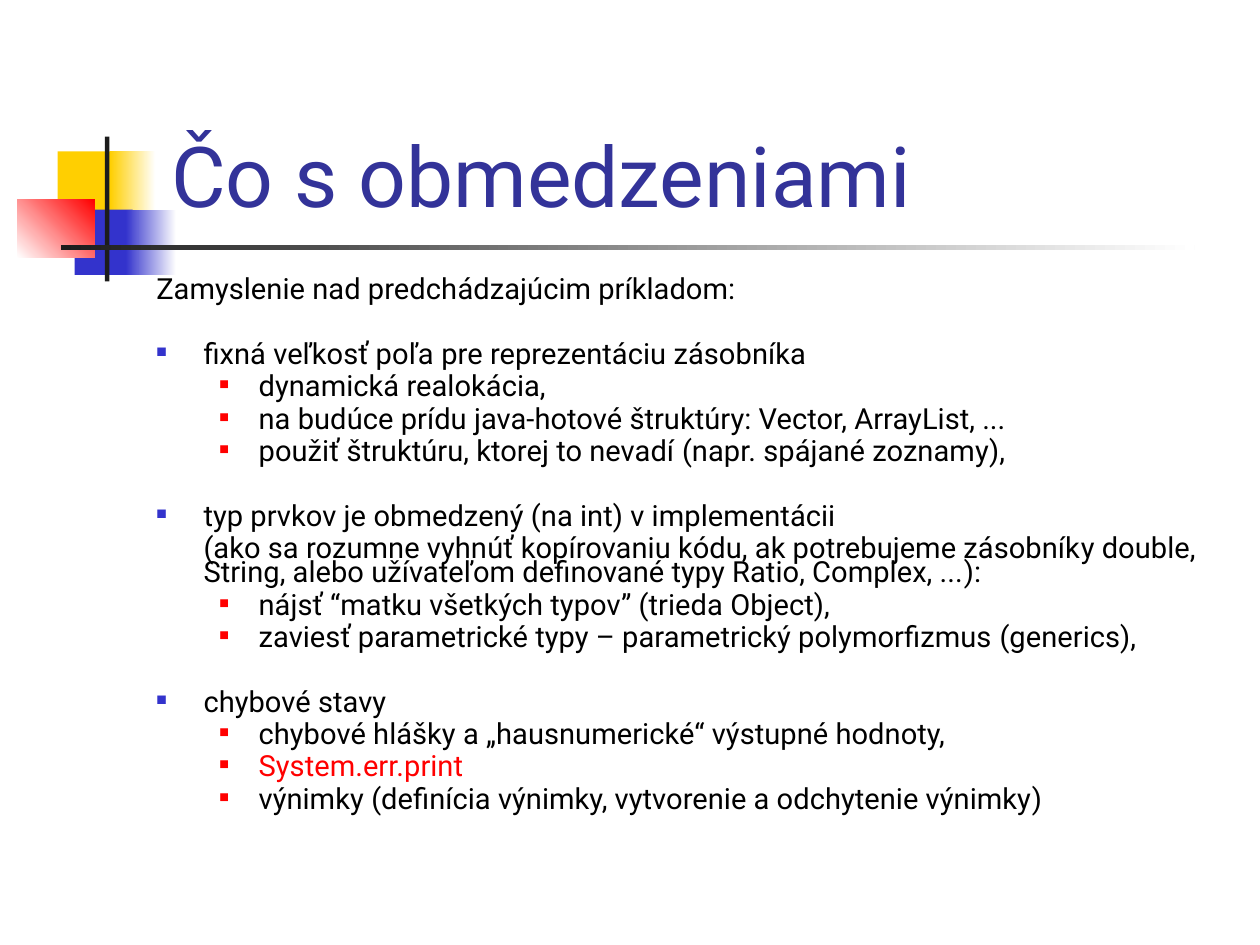
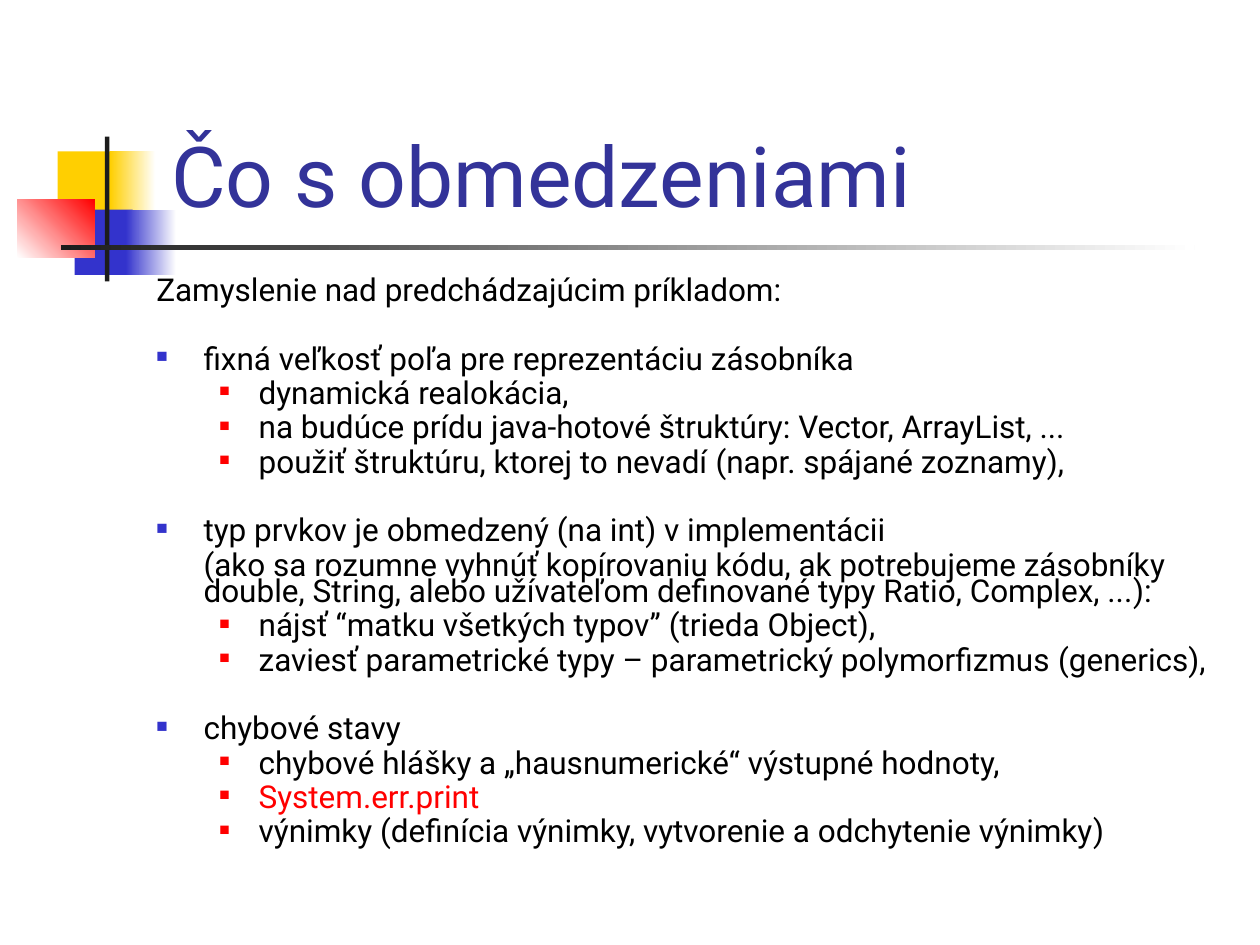
Before and after one commit to Programovanie4/Prednasky, a slide deck: slide 7 of 05/05_java.ppt (slide 5 before the commit). Drawn at 1260x945 pixels with LibreOffice and Linux fonts; fonts in the diff are those of the drawing. Boxes give left, top, right and bottom in pixels: in the first picture for what was removed or moved away, otherwise in the second. Text is boxed around its words. In the diff, an @@ line names an element or a change of style, - is before the commit and + after.

```diff
--- a/05/05_java.ppt
+++ b/05/05_java.ppt
@@ text "Zamyslenie nad predchádzajúcim príkladom:" at [156,273,1206,849]: size 16.6 to 18 pt @@
```
Also in this commit, not shown: 3 other slides changed, 2 slides added, 3 other files.
